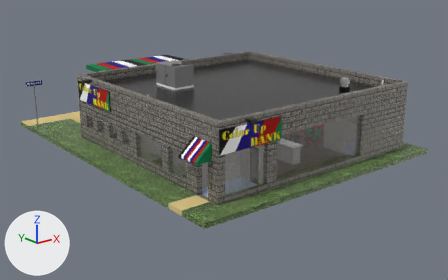
The glTF model Gangsta Wizards/Main/BUILDINGS/Business/Bank.glb, before and after one commit.
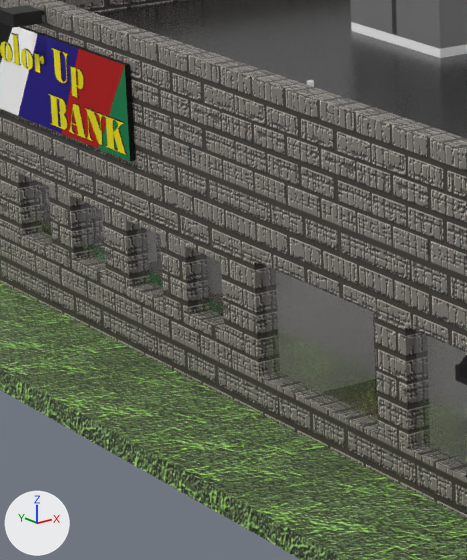
Old and new are each drawn whole from a camera (50 mm lens) standing at (-25.54, -30.48, 12.91) and looking at (-0.08, 1.34, 0.18) and again close up on the part from 18% to 40% of the width and 28% to 70% of the height. The axes (+X, +Y, +Z) are drawn at lower left. The lights are the same throughout. The last two pictures show the newer version. Objects named as collision shapes, trigger or cutter boxes, shadow casters or lower levels of detail are left out. Where no turn or scale is listed for an object, it has been applied to the vertices.

Names of what the first close-up shows: 'Ground', 'Lights Ext', 'RTU', 'Roof', 'Signs', 'Walls', 'Windows' and 2 more.
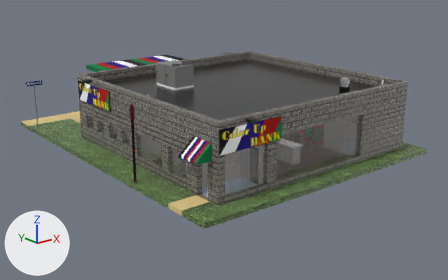
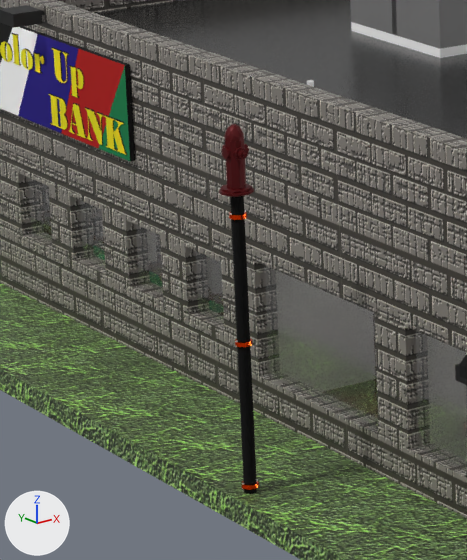
Location of each change, [x1, y1, x2, y2] in pixels of the close-ups (467 x 560 px):
'Elevated Hydrant', added
    after: [219, 124, 259, 494]
    faces in mat_black_steel (dark grey #303030): [230, 196, 257, 494]
    faces in mat_red_fh_paint (dark red #570006): [219, 124, 254, 197]
    faces in mat_vic (orange #ff4a00): [229, 212, 259, 490]

Patch to the scene script:
```diff
--- a/Gangsta Wizards/Main/BUILDINGS/Business/Bank.glb.py
+++ b/Gangsta Wizards/Main/BUILDINGS/Business/Bank.glb.py
@@ mat_vic @@
+mat_vic = principled_material('Vic')
+mat_vic.base_color = (1.0, 0.068, 0.0)  # orange #ff4a00
+mat_vic.metallic = 1.0
+mat_vic.roughness = 0.25
@@ mat_black_steel @@
+mat_black_steel = principled_material('Black Steel')
+mat_black_steel.base_color = (0.03, 0.03, 0.03)  # dark grey #303030
+mat_black_steel.metallic = 1.0
+mat_black_steel.roughness = 1.0
@@ mat_joiner @@
+mat_joiner = principled_material('Joiner')
+mat_joiner.base_color = (0.8, 0.8, 0.8)  # white #e7e7e7
+mat_joiner.metallic = 1.0
@@ mat_red_fh_paint @@
+mat_red_fh_paint = principled_material('Red FH Paint')
+mat_red_fh_paint.base_color = (0.0956, 0.0, 0.00167)  # dark red #570006
+mat_red_fh_paint.metallic = 0.5
@@ me_cylinder_007 @@
+me_cylinder_007.from_pydata(...)  # 707 vertices, 1317 faces; spans x -0.2..0.19, y -0.23..0.23, z -3.38..1.07
+# faces by material slot: [480, 408, 365, 64]
+me_cylinder_007.materials.append(mat_vic)  # orange #ff4a00
+me_cylinder_007.materials.append(mat_joiner)  # white #e7e7e7
+me_cylinder_007.materials.append(mat_red_fh_paint)  # dark red #570006
+me_cylinder_007.materials.append(mat_black_steel)  # dark grey #303030
@@ ob_elevated_hydrant @@
+ob_elevated_hydrant = bpy.data.objects.new('Elevated Hydrant', me_cylinder_007)
+ob_elevated_hydrant.location = (-9.14, -2.05, 3.72)
```
